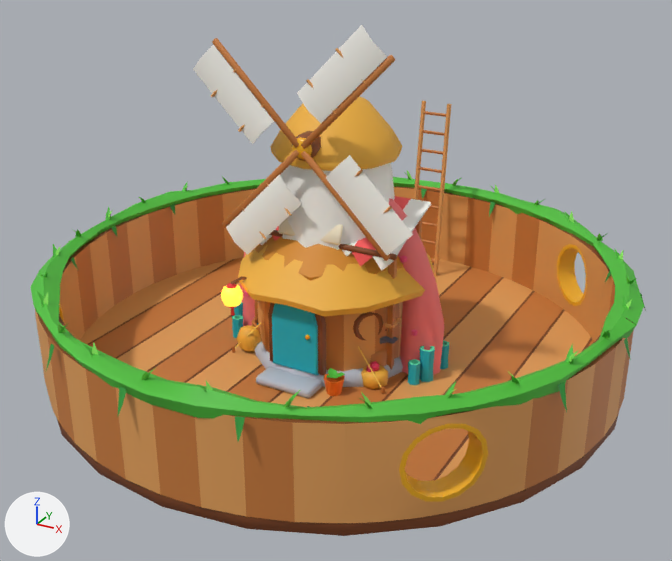
The glTF model public/assets/models/props.glb as it was, and as the next commit left it.
Both versions are drawn from a camera (50 mm lens) standing at (6.82, -12.41, 7.42) and looking at (0.2, -0.39, 1.41). The lights are fixed; the arrows at lower left show +X, +Y and +Z. The picture after the commit comes second. Where no turn or scale is listed for an object, it has been applied to the vertices.

In view in the first picture: 'blades', 'cabin_room', 'coral_arch', 'hut', 'ladder', 'market', 'windmill' and 2 more.
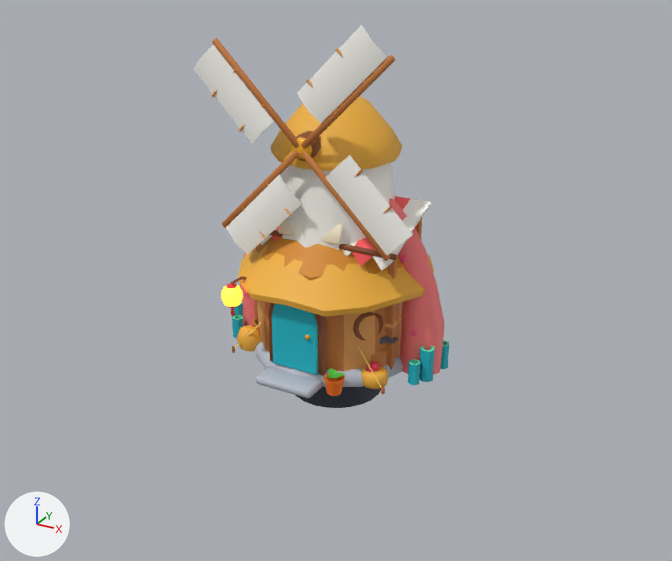
Where the change shows, as pixel boxes (x1, y1, x2, y2) in the pictures (672 x 561 px):
'cabin_room', deleted
    before: (31, 171, 646, 536)
    faces in mat_pal_wood_light (orange #e3a05a): (35, 187, 628, 524)
    faces in mat_pal_wood (orange #c77a3a): (47, 190, 634, 522)
    faces in mat_pal_leaf (green #4fbf3a): (31, 172, 644, 424)
    faces in mat_pal_wood_dark (brown #8a4b25): (37, 186, 632, 536)
    faces in mat_pal_gold (orange #f5b21e): (37, 244, 587, 502)
'ladder', deleted (orange)
    before: (414, 101, 451, 276)
    faces in mat_pal_wood_light (orange #e3a05a): (414, 101, 451, 276)
    faces in mat_pal_wood (orange #c77a3a): (418, 111, 446, 262)

The change, as a list of edits to the scene's bpy script:
```text
Remove ob_cabin_room:
    ob_cabin_room = bpy.data.objects.new('cabin_room', me_cabin_room)
    ob_cabin_room.location = (0.0, 0.0, 0.0)
Remove ob_ladder:
    ob_ladder = bpy.data.objects.new('ladder', me_cabin_room_ladder)
    ob_ladder.location = (0.0, 3.6, 0.0)
```
